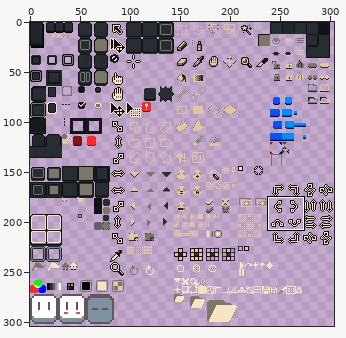
One commit to this sprite sheet: sheet.png. The picture above shows the old version from afar; the outline marks the close-up.
Close-up. Old version:
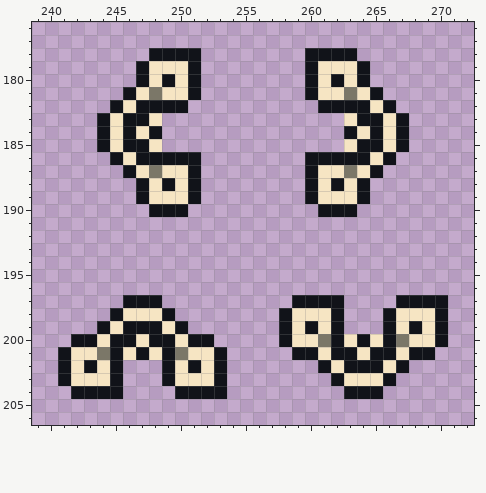
The file is 304x304 pixels. Colours within 5 levels of each other are drawn and written as one. Shown: x 239..272, y 176..206. The commit also changed other parts of the picture, which this record leaves out.
And afterwards:
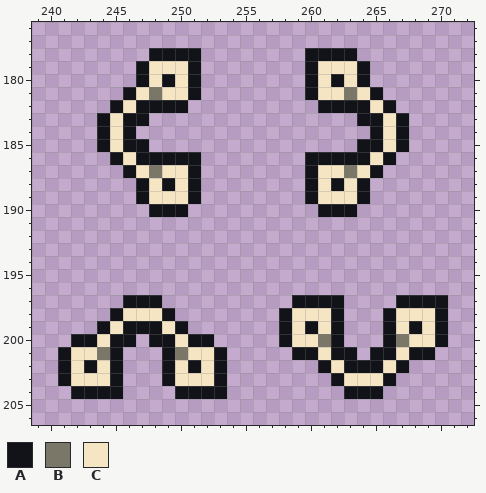
Palette (. is transparent): A #111319  B #7b7768  C #f6e5c3
What changed:
Changed rows in their new state; - is an unchanged pixel.
first column x 247:
183 -.--------------.-
184 ..--------------..
185 -.--------------.-
first column x 246:
200 -.---------------...
201 ...---------------.-
